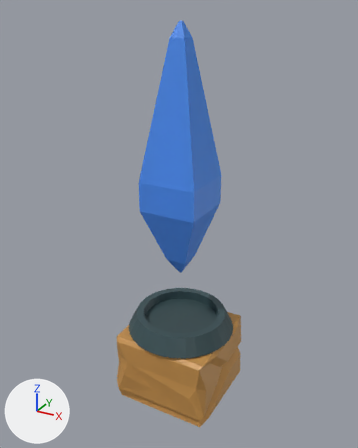
The FBX model Assets/Models/core/core_01.fbx as it was, and as the next commit left it.
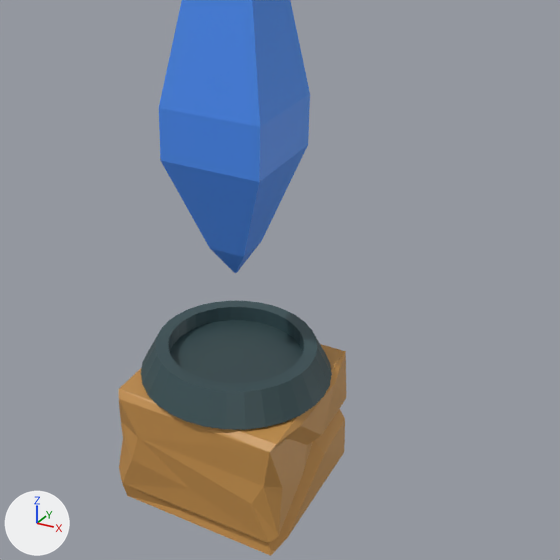
Old and new are each drawn whole from a camera (50 mm lens) standing at (2.19, -4.03, 3.63) and looking at (-0.03, 0.01, 1.62) and again close up on the part from 14% to 100% of the width and 28% to 96% of the height. Every picture has the same lights, and +X, +Y and +Z are marked at lower left. Where no turn or scale is listed for an object, it has been applied to the vertices.
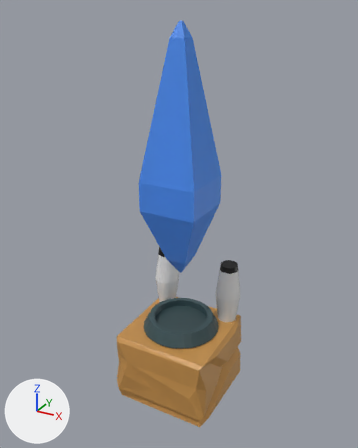
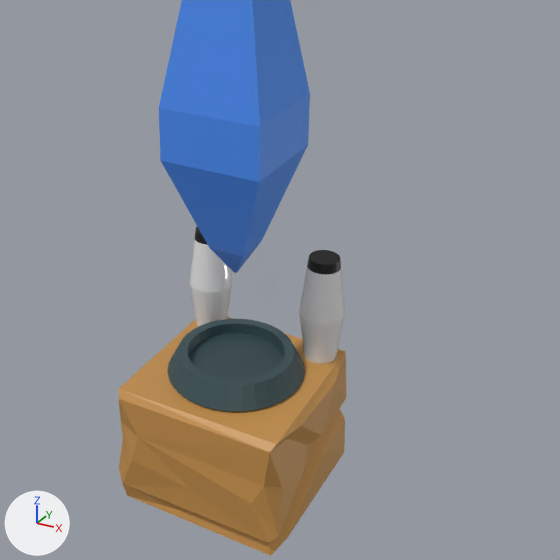
The newer file is also turned or shifted as a whole; pictures and numbers use the older file's frame.

Pixel boxes [x1, y1, x2, y2] of what changed, in the close-ups (560 x 560 px; the box of a moved part takes in the faces that stretch with it):
'Circle.001', added
    after: [299, 250, 345, 364]
    faces in mat_m_transparent (white #e7e7e7): [299, 267, 345, 364]
    faces in mat_m_1 (black #0a0a0a): [307, 250, 341, 275]
'Circle.002', added
    after: [189, 226, 232, 327]
    faces in mat_m_transparent (white #e7e7e7): [189, 239, 232, 327]
part 1 of me_circle, moved or reshaped
    before: [141, 301, 332, 430]
    after: [167, 319, 305, 411]

Diff of the bpy script that builds the scene:
```diff
--- a/Assets/Models/core/core_01.fbx.py
+++ b/Assets/Models/core/core_01.fbx.py
@@ mat_m_transparent @@
+mat_m_transparent = principled_material('M_Transparent')
+mat_m_transparent.base_color = (0.8, 0.8, 0.8)  # white #e7e7e7
+mat_m_transparent.roughness = 0.0
@@ mat_m_1 @@
+mat_m_1 = principled_material('M_1')
+mat_m_1.base_color = (0.00308, 0.00308, 0.00308)  # black #0a0a0a
@@ me_circle @@
 me_circle.from_pydata(...)  # 220 vertices, 252 faces; spans x -0.57..0.58, y -0.57..0.57, z -0.4..3.52
 # used by ob_circle; location = (0.0, 0.0, 0.0)
+# me_circle part 1: the loose piece of 128 vertices spanning x -0.57..0.58, y -0.57..0.57, z 0.41..0.59 is scaled about its middle by 0.722, then moved by (0.0, 0.0, -0.03)
 me_circle.materials.append(mat_mb_gradient)
@@ me_circle_006 @@
+me_circle_006.from_pydata(...)  # 160 vertices, 130 faces; spans x 0.24..0.518, y 0.255..0.533, z 0.324..1.08
+# faces by material slot: [66, 64]
+me_circle_006.materials.append(mat_m_1)  # black #0a0a0a
+me_circle_006.materials.append(mat_m_transparent)  # white #e7e7e7
@@ me_circle_004 @@
+me_circle_004.from_pydata(...)  # 160 vertices, 130 faces; spans x -0.54..-0.261, y 0.255..0.533, z 0.324..1.08
+# faces by material slot: [66, 64]
+me_circle_004.materials.append(mat_m_1)  # black #0a0a0a
+me_circle_004.materials.append(mat_m_transparent)  # white #e7e7e7
@@ ob_circle_001 @@
+ob_circle_001 = bpy.data.objects.new('Circle.001', me_circle_006)
+ob_circle_001.location = (0.0, 0.0, 0.0)
@@ ob_circle_002 @@
+ob_circle_002 = bpy.data.objects.new('Circle.002', me_circle_004)
+ob_circle_002.location = (0.0, 0.0, 0.0)
```
